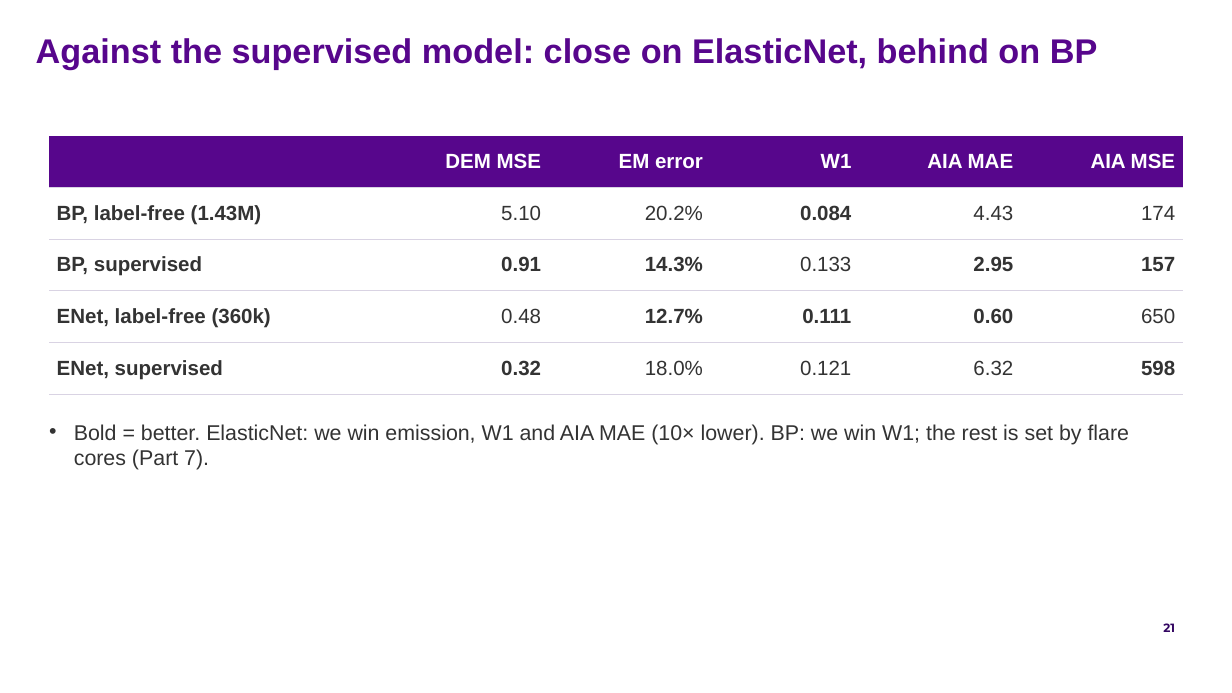
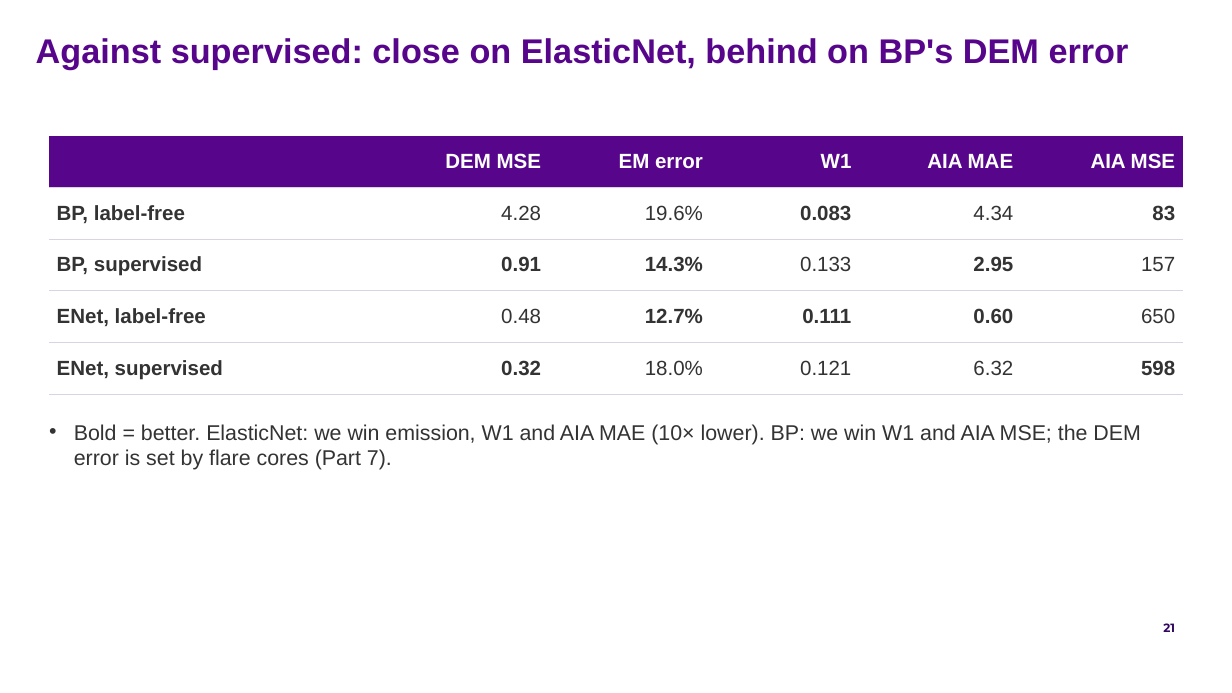
Before and after one commit to FruitPnchSamuraiG/solar-dem-inversion, a slide deck: slide 21 of slides/DEM_deck_v2.pptx. Drawn at 1232x693 pixels with LibreOffice and Linux fonts; fonts in the diff are those of the drawing; background and template pictures are left out. Boxes give left, top, right and bottom in pixels: in the first picture for what was removed or moved away, otherwise in the second. Text is boxed around its words. In the diff, an @@ line names an element or a change of style, - is before the commit and + after.

```diff
--- a/slides/DEM_deck_v2.pptx
+++ b/slides/DEM_deck_v2.pptx
@@ text at (x1=36, y1=38, x2=1129, y2=70): text changed @@
-Against the supervised model: close on ElasticNet, behind on BP
+Against supervised: close on ElasticNet, behind on BP's DEM error
@@ table at (x1=49, y1=136, x2=1180, y2=394) @@
-row 2: BP, label-free (1.43M) | 5.10 | 20.2% | 0.084 | 4.43 | 174
+row 2: BP, label-free | 4.28 | 19.6% | 0.083 | 4.34 | 83
-row 4, column 1: ENet, label-free (360k)
+row 4, column 1: ENet, label-free
@@ bold off in "157" @@
@@ text at (x1=74, y1=424, x2=1140, y2=470): text changed @@
-• Bold = better. ElasticNet: we win emission, W1 and AIA MAE (10× lower). BP: we win W1; the rest is set by flare cores (Part 7).
+• Bold = better. ElasticNet: we win emission, W1 and AIA MAE (10× lower). BP: we win W1 and AIA MSE; the DEM error is set by flare cores (Part 7).
```
Also in this commit, not shown: 12 other slides changed, 12 other files.
